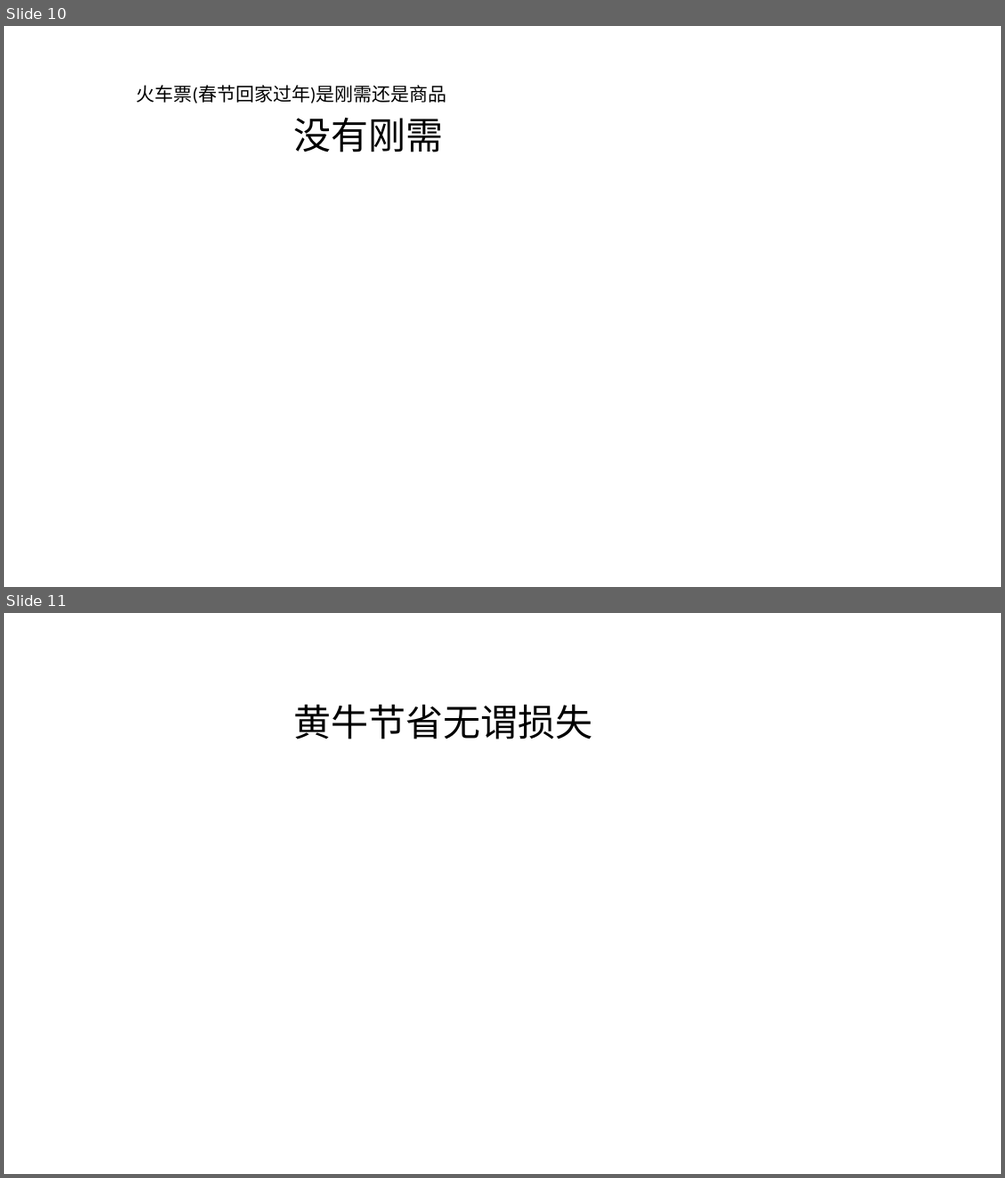
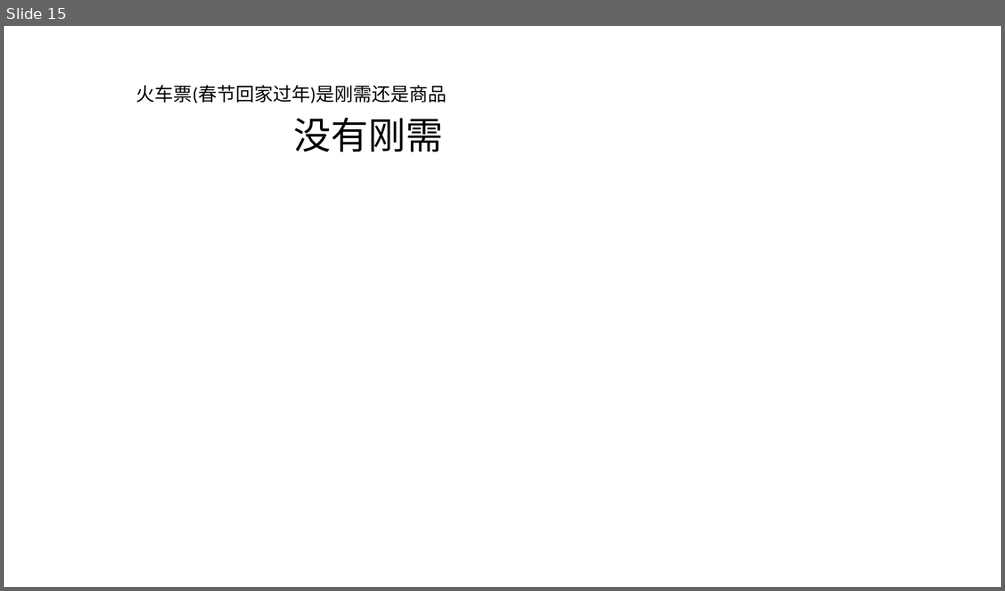
Before and after one commit to FredJiangFei/MyDocuments, a slide deck: 火车票/火车票.pptx. Shown one above the other, each under a label of ours: slides 10 and 11 before the commit, slide 15 after it. The pictures are 1005x1178 and 1005x591 pixels, drawn with LibreOffice and Linux fonts; fonts in the diff are those of the drawing. Boxes give left, top, right and bottom in pixels: in the first picture for what was removed or moved away, otherwise in the second. Text is boxed around its words. In the diff, an @@ line names an element or a change of style, - is before the commit and + after.

```diff
--- a/火车票/火车票.pptx
+++ b/火车票/火车票.pptx
@@ slide 11 removed at bbox=[4, 613, 1001, 1174], background #FFFFFF @@
@@ text removed at bbox=[294, 704, 593, 739] @@
-黄牛节省无谓损失
@@ what was slide 10 is now slide 15 @@
```
Also in this commit, not shown: 4 slides changed, 8 slides added, 2 other files.
